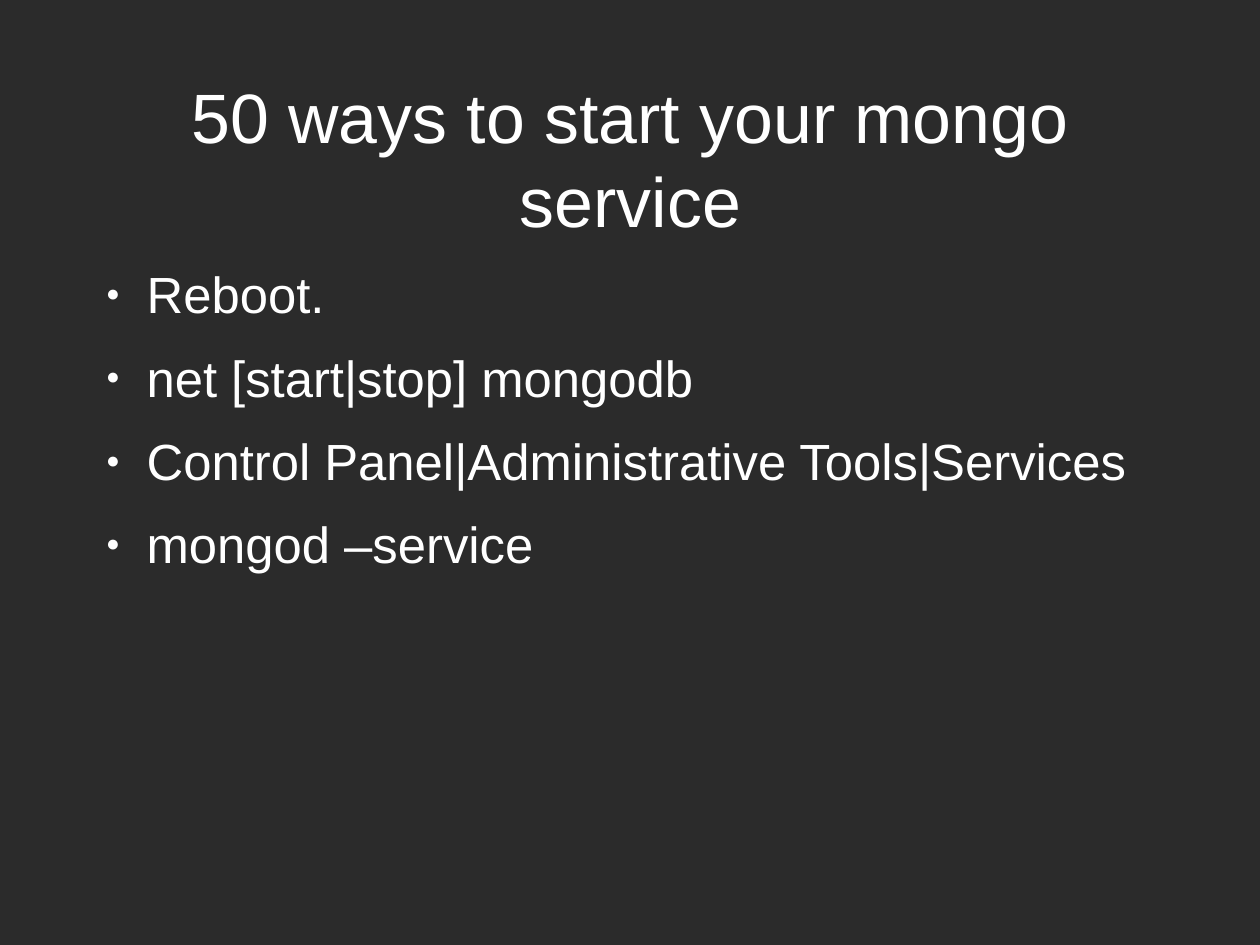
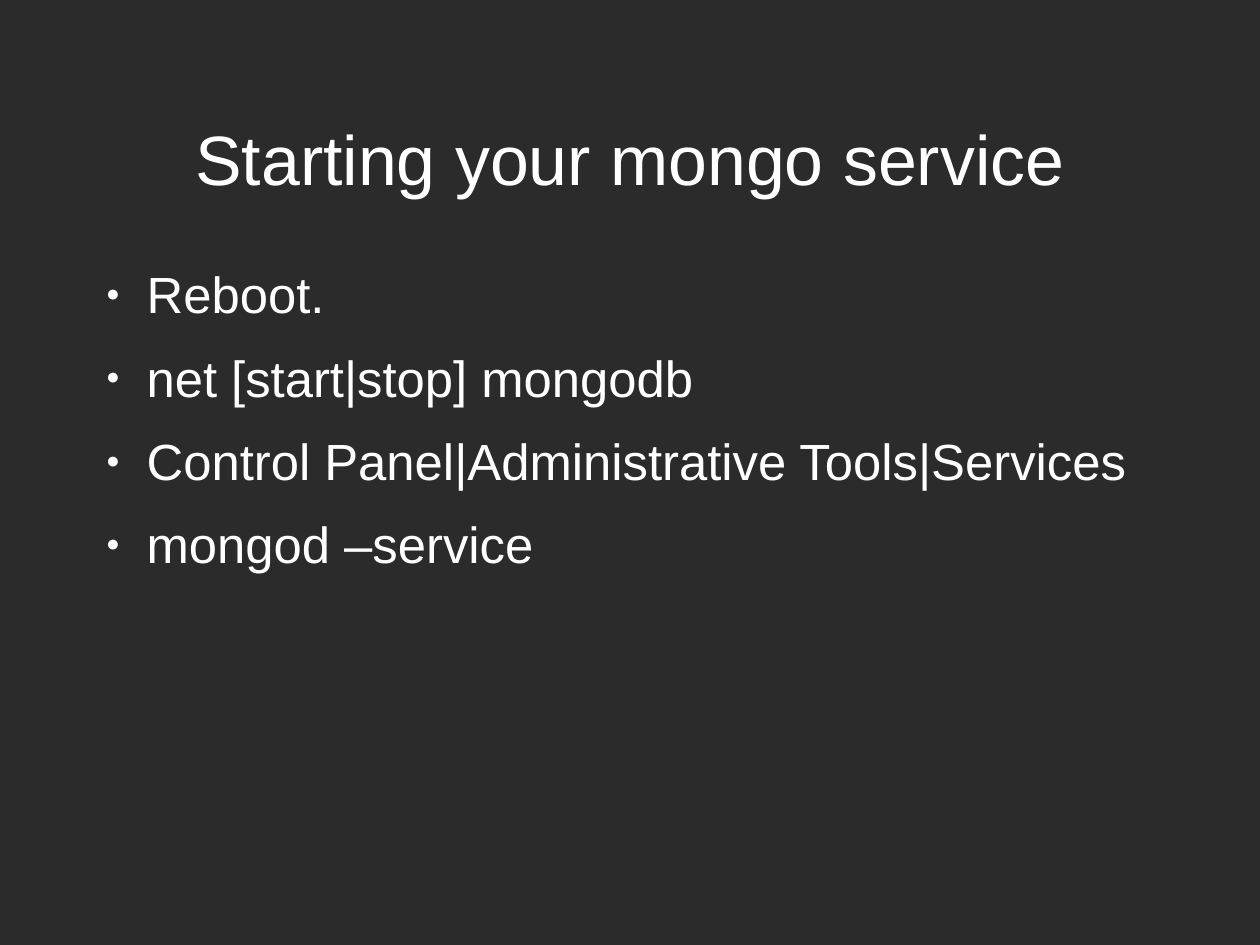
Before and after one commit to zippy1981/TalkMaterials, a slide deck: slide 18 of MongoMeetup/2010-July/Mongo Windows Administration for the Unix Programmer.odp (slide 15 before the commit). Drawn at 1260x945 pixels with LibreOffice and Linux fonts; fonts in the diff are those of the drawing; background and template pictures are left out; a plain dark background stands for a picture behind light text. Boxes give left, top, right and bottom in pixels: in the first picture for what was removed or moved away, otherwise in the second. Text is boxed around its words. In the diff, an @@ line names an element or a change of style, - is before the commit and + after.

```diff
--- a/MongoMeetup/2010-July/Mongo Windows Administration for the Unix Programmer.odp
+++ b/MongoMeetup/2010-July/Mongo Windows Administration for the Unix Programmer.odp
@@ title at (x1=195, y1=134, x2=1064, y2=198): text changed @@
-50 ways to start your mongo service
+Starting your mongo service
```
Also in this commit, not shown: 7 other slides changed, 3 slides added, 2 other files.
